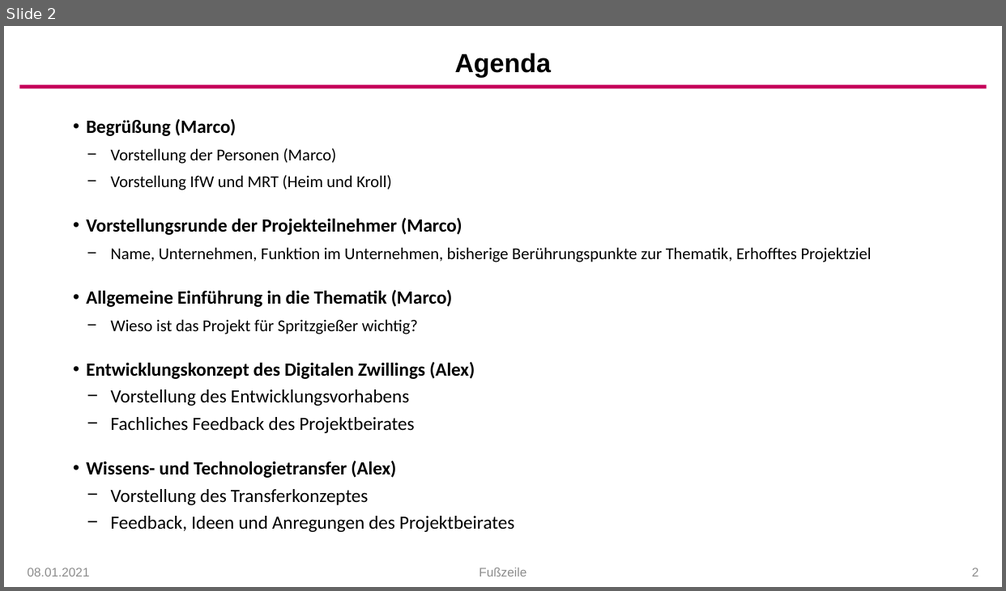
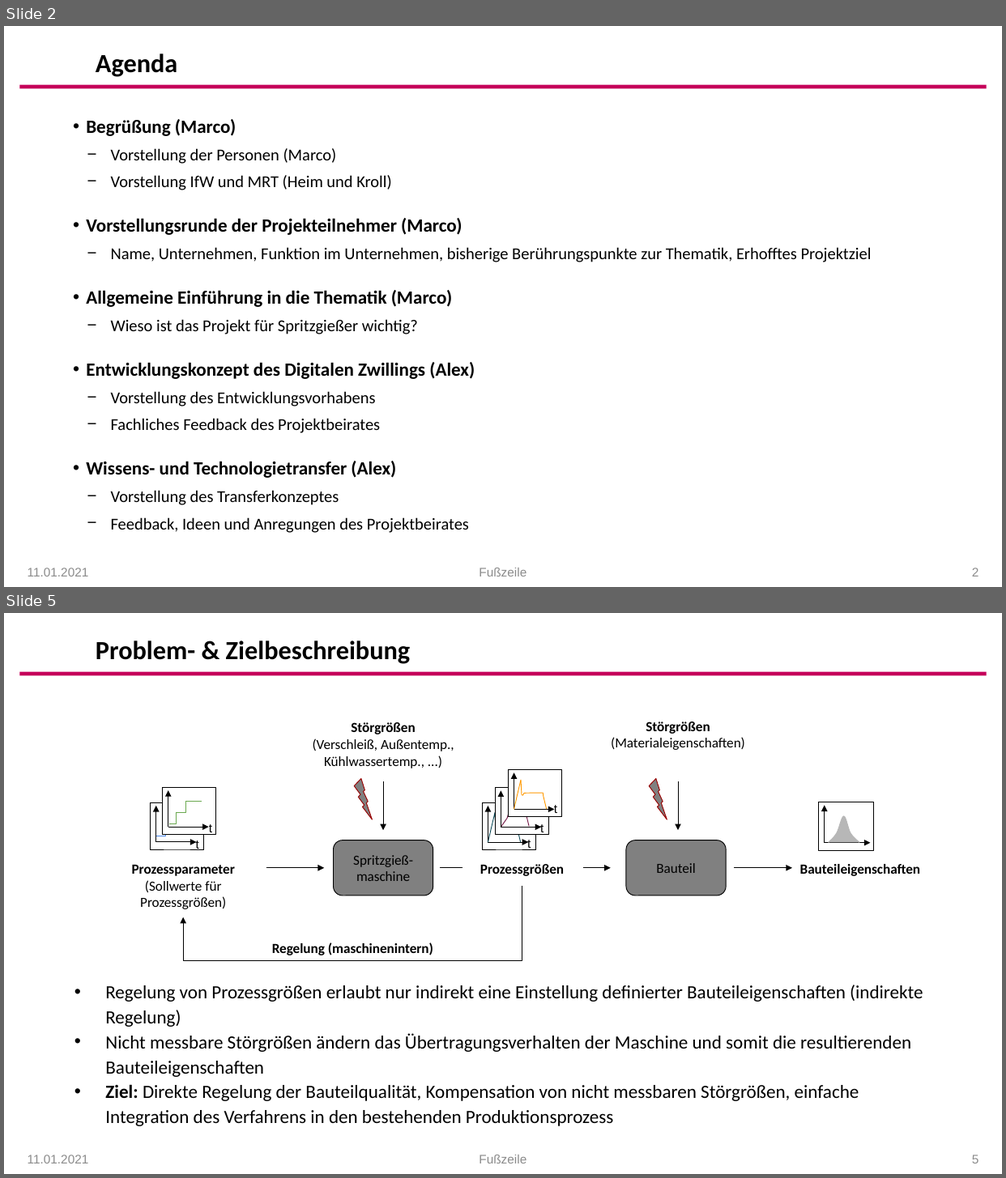
Before and after one commit to arehmer/DigitalTwinInjectionMoulding, a slide deck: Präsentationen/Kick-Off_Agenda.pptx. Shown one above the other, each under a label of ours: slide 2 before the commit, slides 2 and 5 after it; the slides between them are not shown. The pictures are 1006x591 and 1006x1178 pixels, drawn with LibreOffice and Linux fonts; fonts in the diff are those of the drawing; background and template pictures are left out. Boxes give left, top, right and bottom in pixels: in the first picture for what was removed or moved away, otherwise in the second. Text is boxed around its words. In the diff, an @@ line names an element or a change of style, - is before the commit and + after.

```diff
--- a/Präsentationen/Kick-Off_Agenda.pptx
+++ b/Präsentationen/Kick-Off_Agenda.pptx
@@ slide 5 added at [4,613,1002,1174], background #FFFFFF; not listed: 1 template element that a slide beside it also shows @@
@@ title added at [96,641,411,664], 25.2 pt, text #000000, bold @@
+Problem- & Zielbeschreibung
@@ group added at [132,722,920,961]: 17 arrows, 11 texts, 8 freeform shapes, 6 rectangles, 2 rounded rectangles, 2 lightning bolts, 1 line, 1 elbow arrow @@
+Spritzgieß-
+maschine
+Bauteil
+t
+t
+t
+t
+t
+Prozessparameter
+(Sollwerte für Prozessgrößen)
+Prozessgrößen
+Bauteileigenschaften
+Störgrößen
+(Verschleiß, Außentemp., Kühlwassertemp., ...)
+Störgrößen
+(Materialeigenschaften)
+Regelung (maschinenintern)
@@ text added at [105,985,923,1127], 18 pt, text #000000 @@
+• Regelung von Prozessgrößen erlaubt nur indirekt eine Einstellung definierter Bauteileigenschaften (indirekte Regelung)
+• Nicht messbare Störgrößen ändern das Übertragungsverhalten der Maschine und somit die resultierenden Bauteileigenschaften
+• Ziel: Direkte Regelung der Bauteilqualität, Kompensation von nicht messbaren Störgrößen, einfache Integration des Verfahrens in den bestehenden Produktionsprozess
@@ text added at [27,1155,89,1164], 12 pt, text #8C8C8C @@
+11.01.2021
@@ text added at [479,1155,526,1164], 12 pt, text #8C8C8C @@
+Fußzeile
@@ page number added at [972,1155,979,1164], 12 pt, text #8C8C8C @@
+5
@@ slide 2 changed as well @@
@@ title "Agenda" at [96,54,177,77]: font Arial to Calibri; alignment centre to left @@
@@ text at [111,391,469,533]: size 18 to 16 pt in "Vorstellung des Entwicklungsvorhabens", "Fachliches Feedback des Projektbeirates", "Vorstellung des Transferkonzeptes", "Feedback, Ideen und Anregungen des Projektbeirates" @@
@@ text at [27,568,89,577]: text changed @@
-08.01.2021
+11.01.2021
```
Also in this commit, not shown: 2 other slides changed, 10 other slides added, 1 other file.
